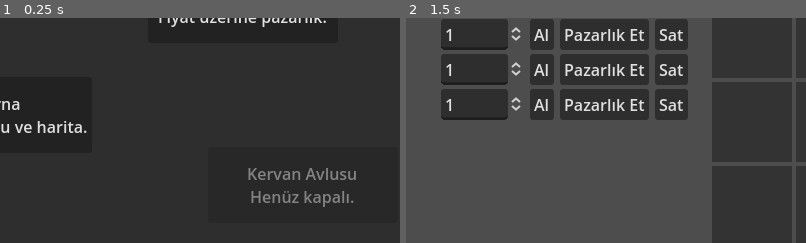
Above: before the commit, frames 1-2 (left to right).
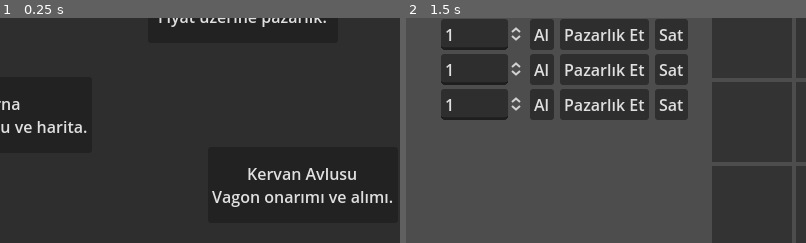
Above: after the commit, the same moments.

Repository: ulubatuhan/wayborne
Game: Godot game, scene res://scenes/world/city_map.tscn
Two runs of this game, one before a commit and one after it. Both use one fixed random seed, a clock stepped at 60 frames per second and the inputs below. This scene is started directly instead of the project's main scene.
Inputs:
- Up to frame 1 (0.25 s): no input
- Up to frame 2 (1.5 s): click "Pazar Meydanı Genel mal alım …" at 0.5 s; click "Al" at 1.25 s
The pictures show only the part of the screen within x 27-77%, y 50-100%; the shares and areas given below are measured in that part.

The runs differ from the first frame. In frame 1, 1.9% of the frame differs, in the area x 53-98%, y 66-84%; in frame 2, nothing differs.

Commit message:
Faz 3.3: Kervansaray - vagon onarımı ve alımı
Kervan Avlusu artık gerçek bir ekran; önceden "Henüz kapalı" diyen
devre dışı bir butondu. Faz 0'da eklenen kalıcı vagon sahipliği (bkz.
owned_wagon_count/owned_wagon_damaged) sayesinde bu artık anlamlı:

- GameSession.repair_wagons()/get_repair_cost(): hasarlı vagon başına
  sabit ücret, tek seferde tümünü onarır.
- GameSession.buy_wagon()/get_next_wagon_cost()/can_buy_wagon(): yeni
  vagon fiyatı sahip olunan vagon sayısı arttıkça kademeli pahalanır,
  CaravanPlan.DEFAULT_MAX_WAGONS (6) tavanında durur.

Yeni caravan_yard.gd/tscn: iş mantığı GameSession'da, ekran yalnızca
gösterip buton basınca sonucu (ya da kese/limit gerekçesini) gösteriyor.

Co-Authored-By: Claude Sonnet 5 <noreply@anthropic.com>
Claude-Session: https://claude.ai/code/session_01SmgLRHV2q6VtZPZSSuowT6

Diff:
--- /dev/null
+++ b/scenes/game/caravan_yard.tscn
@@ -0,0 +1,53 @@
+[gd_scene load_steps=2 format=3 uid="uid://bqcaravanyard001"]
+
+[ext_resource type="Script" path="res://scripts/ui/caravan_yard.gd" id="1"]
+
+[node name="CaravanYard" type="Control"]
+layout_mode = 3
+anchors_preset = 15
+anchor_right = 1.0
+anchor_bottom = 1.0
+grow_horizontal = 2
+grow_vertical = 2
+script = ExtResource("1")
+
+[node name="MarginContainer" type="MarginContainer" parent="."]
+layout_mode = 1
+anchors_preset = 15
+anchor_right = 1.0
+anchor_bottom = 1.0
+grow_horizontal = 2
+grow_vertical = 2
+theme_override_constants/margin_left = 24
+theme_override_constants/margin_top = 20
+theme_override_constants/margin_right = 24
+theme_override_constants/margin_bottom = 20
+
+[node name="VBoxContainer" type="VBoxContainer" parent="MarginContainer"]
+layout_mode = 2
+theme_override_constants/separation = 12
+
+[node name="TitleLabel" type="Label" parent="MarginContainer/VBoxContainer"]
+layout_mode = 2
+theme_override_font_sizes/font_size = 24
+text = "Kervan Avlusu"
+
+[node name="StatusLabel" type="Label" parent="MarginContainer/VBoxContainer"]
+layout_mode = 2
+text = ""
+
+[node name="MessageLabel" type="Label" parent="MarginContainer/VBoxContainer"]
+layout_mode = 2
+text = ""
+
+[node name="RepairButton" type="Button" parent="MarginContainer/VBoxContainer"]
+layout_mode = 2
+text = "Onar"
+
+[node name="BuyWagonButton" type="Button" parent="MarginContainer/VBoxContainer"]
+layout_mode = 2
+text = "Yeni Vagon Al"
+
+[node name="BackButton" type="Button" parent="MarginContainer/VBoxContainer"]
+layout_mode = 2
+text = "Şehre Dön"
--- a/scripts/autoload/game_session.gd
+++ b/scripts/autoload/game_session.gd
@@ -47,6 +47,45 @@
 ## kayıp/hasar buraya taşınır (bkz. _apply_wagon_losses_to_ownership).
 var owned_wagon_count: int = 1
 var owned_wagon_damaged: int = 0
+
+## Kervansaray fiyatları: yeni vagon sahip olunan vagon sayısı arttıkça
+## kademeli pahalanır, onarım hasarlı vagon başına sabit ücrettir.
+const WAGON_PURCHASE_BASE_COST: int = 150
+const WAGON_PURCHASE_COST_STEP: int = 60
+const WAGON_REPAIR_COST_PER_WAGON: int = 30
+
+func get_next_wagon_cost() -> int:
+	return WAGON_PURCHASE_BASE_COST + (owned_wagon_count - CaravanState.MIN_WAGONS) * WAGON_PURCHASE_COST_STEP
+
+func can_buy_wagon() -> bool:
+	return owned_wagon_count < CaravanPlan.DEFAULT_MAX_WAGONS
+
+## Başarısızsa (kese yetmez ya da limit dolu) false döner, hiçbir şey
+## değişmez.
+func buy_wagon() -> bool:
+	if not can_buy_wagon():
+		return false
+	var cost := get_next_wagon_cost()
+	if not wallet.can_afford(cost):
+		return false
+	wallet.spend(cost)
+	owned_wagon_count += 1
+	return true
+
+func get_repair_cost() -> int:
+	return owned_wagon_damaged * WAGON_REPAIR_COST_PER_WAGON
+
+## Tüm hasarlı vagonları tek seferde onarır. Başarısızsa (hasar yok ya
+## da kese yetmez) false döner.
+func repair_wagons() -> bool:
+	if owned_wagon_damaged <= 0:
+		return false
+	var cost := get_repair_cost()
+	if not wallet.can_afford(cost):
+		return false
+	wallet.spend(cost)
+	owned_wagon_damaged = 0
+	return true
 
 ## Vagon başına taşınabilecek yük. Yalnızca pazardan alınan mallara
 ## uygulanır; erzak kendi sefer formülüyle sınırlı, kapasiteye dahil değil.
--- /dev/null
+++ b/scripts/ui/caravan_yard.gd
@@ -0,0 +1,73 @@
+extends Control
+
+## Kervansaray: hasarlı vagon onarımı ve yeni vagon alımı. İş mantığı
+## GameSession'da (get_repair_cost/repair_wagons, get_next_wagon_cost/
+## can_buy_wagon/buy_wagon) - burada yalnızca gösterim var.
+
+const MESSAGE_COLOR: Color = Color(0.9, 0.45, 0.35)
+
+var _session: GameSession
+
+@onready var _status_label: Label = $MarginContainer/VBoxContainer/StatusLabel
+@onready var _message_label: Label = $MarginContainer/VBoxContainer/MessageLabel
+@onready var _repair_button: Button = $MarginContainer/VBoxContainer/RepairButton
+@onready var _buy_wagon_button: Button = $MarginContainer/VBoxContainer/BuyWagonButton
+@onready var _back_button: Button = $MarginContainer/VBoxContainer/BackButton
+
+func _ready() -> void:
+	_session = GameState.get_session()
+	_message_label.autowrap_mode = TextServer.AUTOWRAP_WORD
+	_session.wallet.balance_changed.connect(_on_wallet_changed)
+	_repair_button.pressed.connect(_on_repair_pressed)
+	_buy_wagon_button.pressed.connect(_on_buy_wagon_pressed)
+	_back_button.text = Nav.return_label()
+	_back_button.pressed.connect(_on_back_pressed)
+	_refresh()
+
+func _refresh() -> void:
+	_status_label.text = "Sahip olduğun vagon: %d / %d · Hasarlı: %d" % [
+		_session.owned_wagon_count, CaravanPlan.DEFAULT_MAX_WAGONS, _session.owned_wagon_damaged
+	]
+
+	if _session.owned_wagon_damaged > 0:
+		var repair_cost := _session.get_repair_cost()
+		_repair_button.text = "Tümünü Onar (%d GG)" % repair_cost
+		_repair_button.disabled = not _session.wallet.can_afford(repair_cost)
+	else:
+		_repair_button.text = "Hasar Yok"
+		_repair_button.disabled = true
+
+	if _session.can_buy_wagon():
+		var next_cost := _session.get_next_wagon_cost()
+		_buy_wagon_button.text = "Yeni Vagon Al (%d GG)" % next_cost
+		_buy_wagon_button.disabled = not _session.wallet.can_afford(next_cost)
+	else:
+		_buy_wagon_button.text = "Vagon Limiti Doldu (%d)" % CaravanPlan.DEFAULT_MAX_WAGONS
+		_buy_wagon_button.disabled = true
+
+func _on_repair_pressed() -> void:
+	if not _session.repair_wagons():
+		_show_message("Onarım için yeterli kesen yok.")
+		return
+	_clear_message()
+	_refresh()
+
+func _on_buy_wagon_pressed() -> void:
+	if not _session.buy_wagon():
+		_show_message("Yeni vagon için yeterli kesen yok ya da limit doldu.")
+		return
+	_clear_message()
+	_refresh()
+
+func _on_wallet_changed(_new_balance: int) -> void:
+	_refresh()
+
+func _show_message(text: String) -> void:
+	_message_label.text = text
+	_message_label.modulate = MESSAGE_COLOR
+
+func _clear_message() -> void:
+	_message_label.text = ""
+
+func _on_back_pressed() -> void:
+	get_tree().change_scene_to_file(Nav.return_scene)
--- a/scripts/world/city_map.gd
+++ b/scripts/world/city_map.gd
@@ -52,9 +52,9 @@
 	)
 	_add_spot(
 		"Kervan Avlusu",
-		"Henüz kapalı.",
+		"Vagon onarımı ve alımı.",
 		Vector2(400, 330),
-		""
+		Nav.CARAVAN_YARD
 	)
 
 func _add_spot(spot_name: String, description: String, position: Vector2, scene_path: String) -> void:
--- a/scripts/world/nav.gd
+++ b/scripts/world/nav.gd
@@ -15,6 +15,7 @@
 const CARAVAN_PLANNER: String = "res://scenes/game/caravan_planner.tscn"
 const JOURNEY: String = "res://scenes/game/road_journey.tscn"
 const TAVERN: String = "res://scenes/game/tavern.tscn"
+const CARAVAN_YARD: String = "res://scenes/game/caravan_yard.tscn"
 
 ## Alt ekranların "geri" tuşu buraya döner.
 static var return_scene: String = WORLD_HUB
